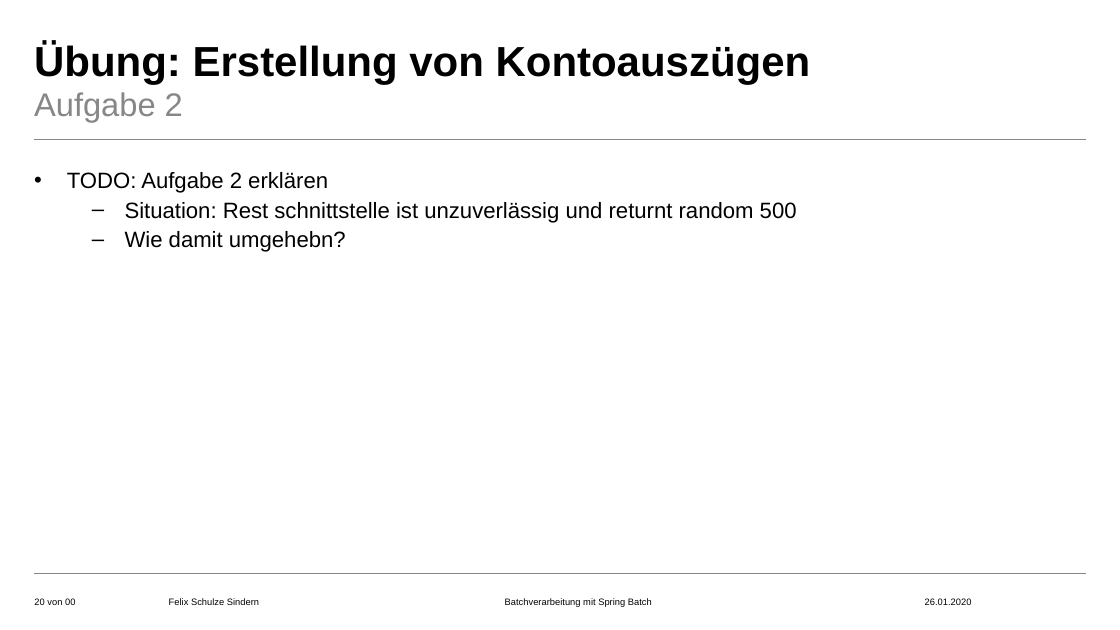
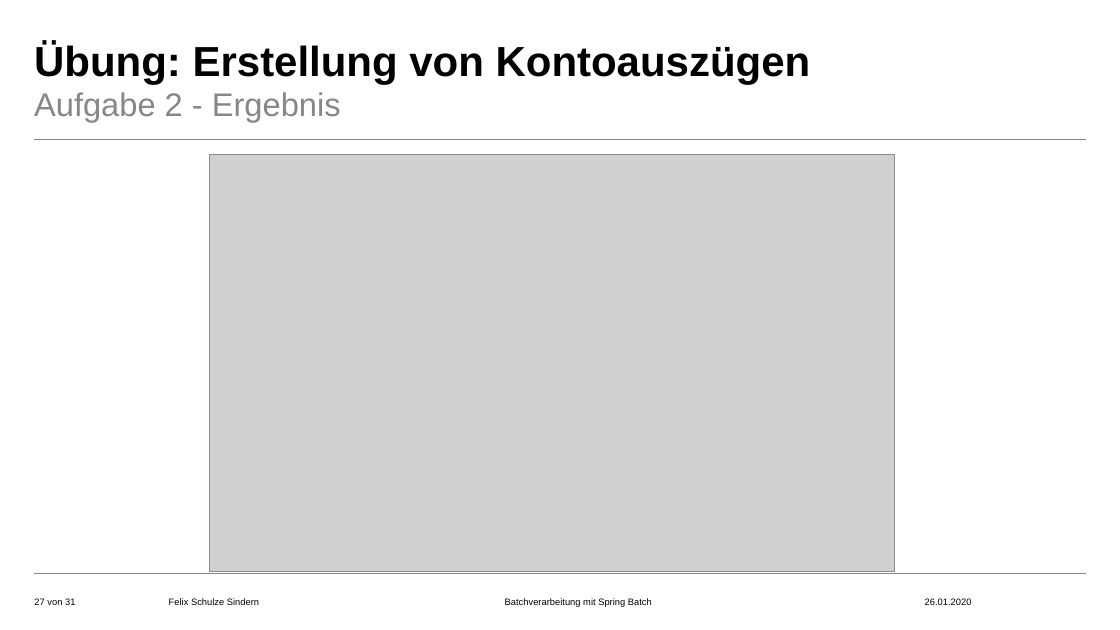
Before and after one commit to FelixSchuSi/spring_batch, a slide deck: slide 27 of spring_batch.pptx (slide 20 before the commit). Drawn at 1120x630 pixels with LibreOffice and Linux fonts; fonts in the diff are those of the drawing; grey boxes stand for pictures; background and template pictures are left out. Boxes give left, top, right and bottom in pixels: in the first picture for what was removed or moved away, otherwise in the second. Text is boxed around its words. In the diff, an @@ line names an element or a change of style, - is before the commit and + after.

```diff
--- a/spring_batch.pptx
+++ b/spring_batch.pptx
@@ text at [34, 92, 341, 122]: text changed @@
-Aufgabe 2
+Aufgabe 2 - Ergebnis
@@ text removed at [67, 172, 797, 252] @@
-• TODO: Aufgabe 2 erklären
-  – Situation: Rest schnittstelle ist unzuverlässig und returnt random 500
-  – Wie damit umgehebn?
@@ picture added at [209, 155, 895, 572] @@
@@ page number at [34, 598, 75, 605]: text changed @@
-20 von 00
+27 von 31
```
Also in this commit, not shown: 17 other slides changed, 14 slides added, 1 slide removed, 1 other file.
